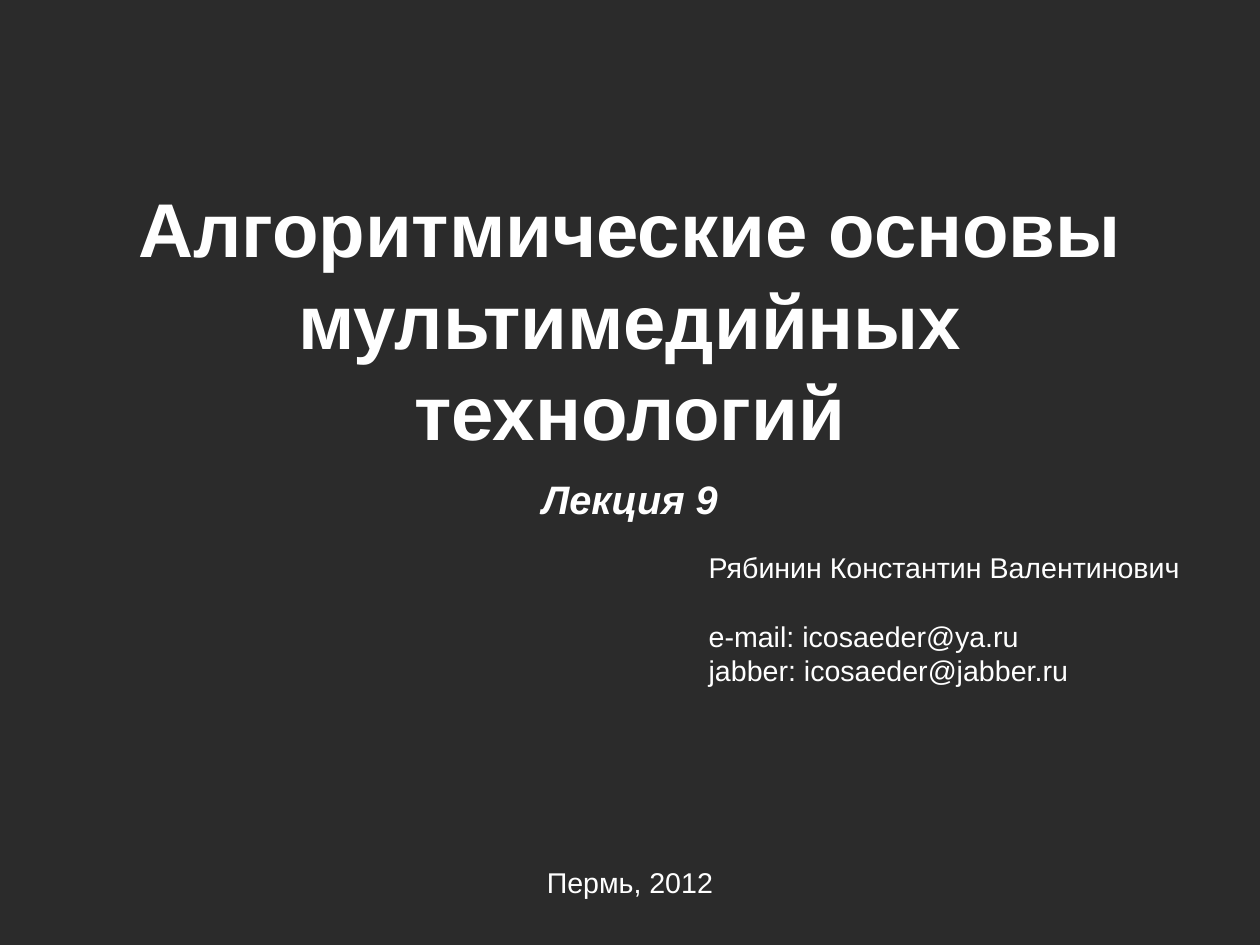
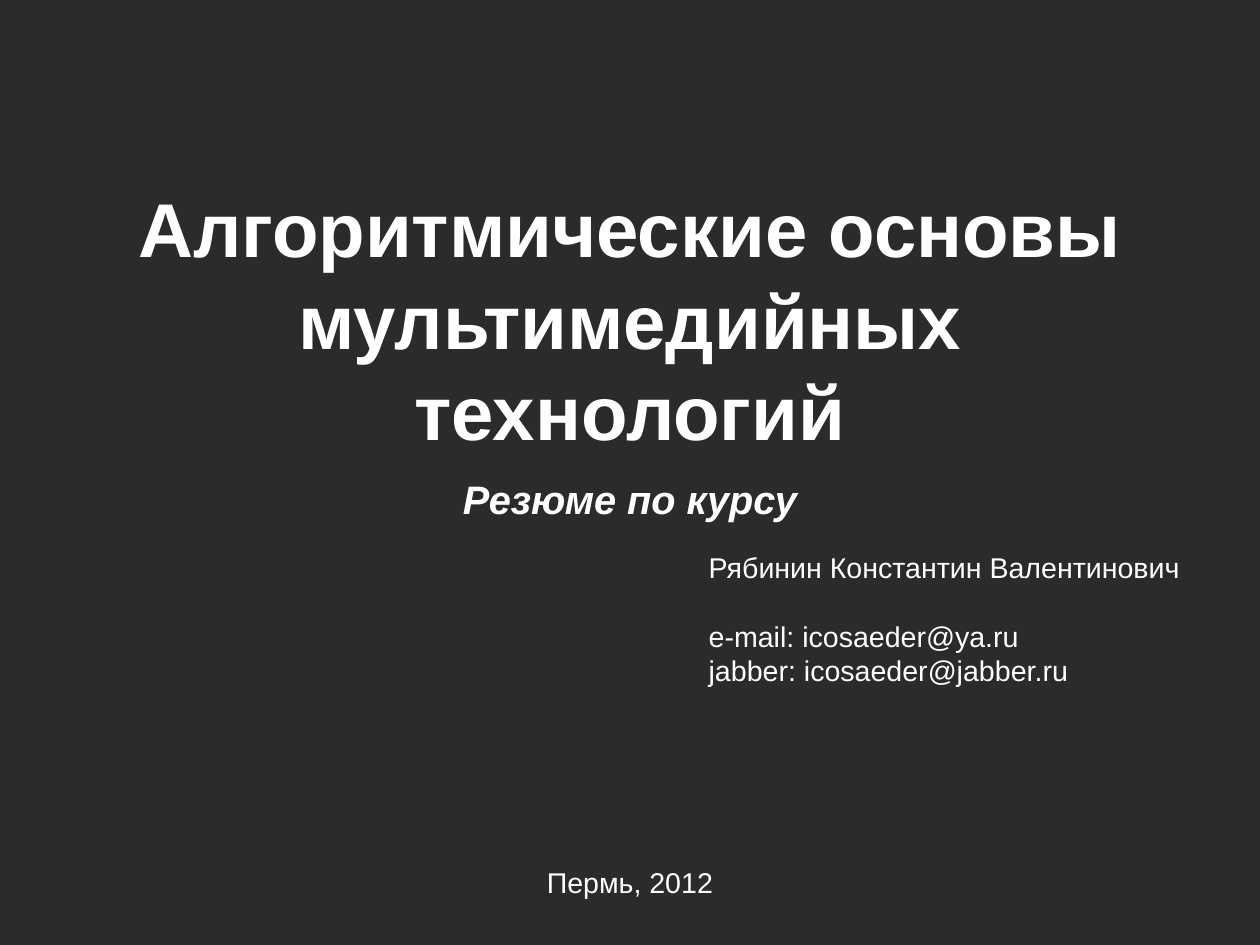
Before and after one commit to icosaeder/mmtech-lect, a slide deck: slide 1 of Лекции/Резюме по курсу/Резюме по курсу.odp. Drawn at 1260x945 pixels with LibreOffice and Linux fonts; fonts in the diff are those of the drawing; background and template pictures are left out; a plain dark background stands for a picture behind light text. Boxes give left, top, right and bottom in pixels: in the first picture for what was removed or moved away, otherwise in the second. Text is boxed around its words. In the diff, an @@ line names an element or a change of style, - is before the commit and + after.

```diff
--- a/Лекции/Резюме по курсу/Резюме по курсу.odp
+++ b/Лекции/Резюме по курсу/Резюме по курсу.odp
@@ text at <box>463,486,797,522</box>: text changed @@
-Лекция 9
+Резюме по курсу
```
Also in this commit, not shown: 3 other files.
